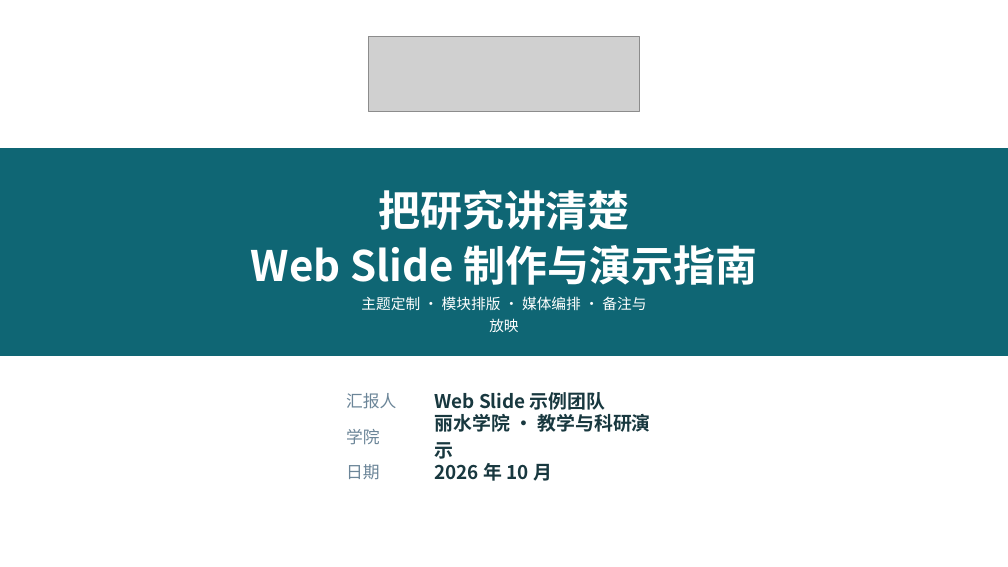
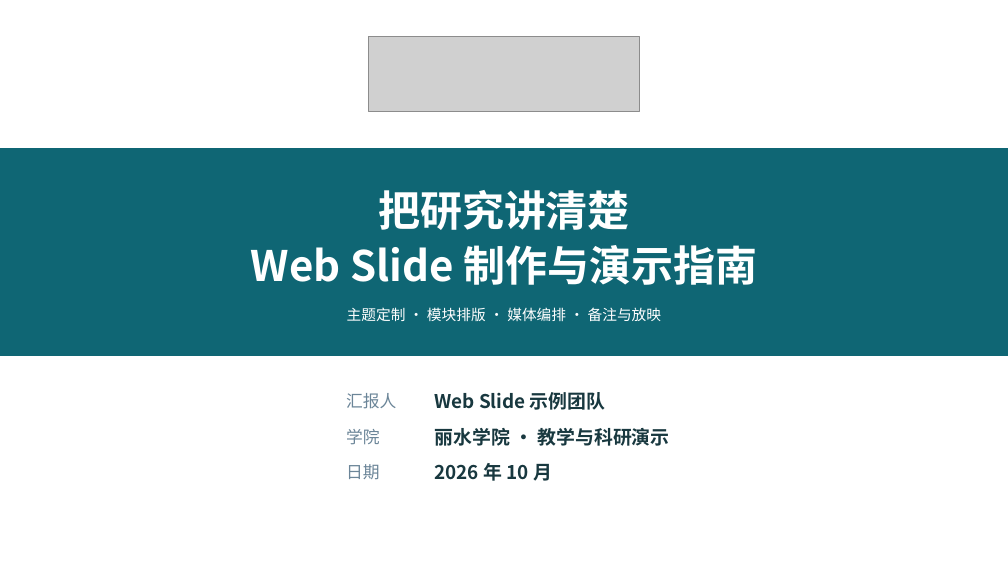
Before and after one commit to lbsun1999/html2ppt-web-slide, a slide deck: slide 1 of output/丽水学院_WebSlide制作与演示指南.pptx. Drawn at 1008x567 pixels with LibreOffice and Linux fonts; fonts in the diff are those of the drawing; grey boxes stand for pictures. Boxes give left, top, right and bottom in pixels: in the first picture for what was removed or moved away, otherwise in the second. Text is boxed around its words. In the diff, an @@ line names an element or a change of style, - is before the commit and + after.

```diff
--- a/output/丽水学院_WebSlide制作与演示指南.pptx
+++ b/output/丽水学院_WebSlide制作与演示指南.pptx
@@ text "主题定制 · 模块排版 · 媒体编排 ..." rewrapped from bbox=[361, 296, 646, 332] to bbox=[347, 307, 662, 321] @@
@@ text "丽水学院 · 教学与科研演示" rewrapped from bbox=[434, 414, 650, 459] to bbox=[434, 428, 669, 446] @@
```
Also in this commit, not shown: 28 other slides changed, 31 other files.
